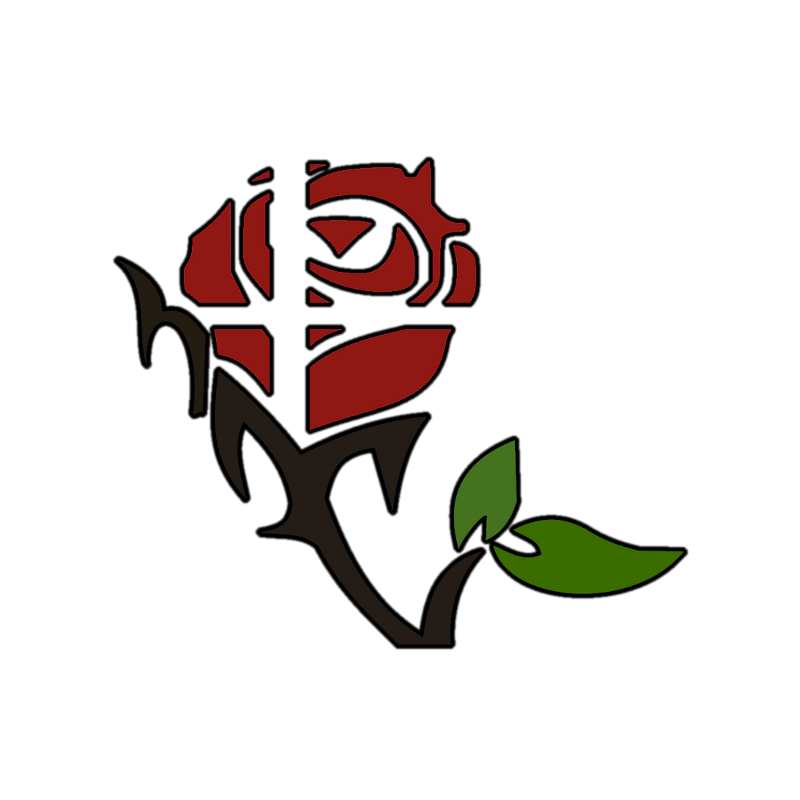
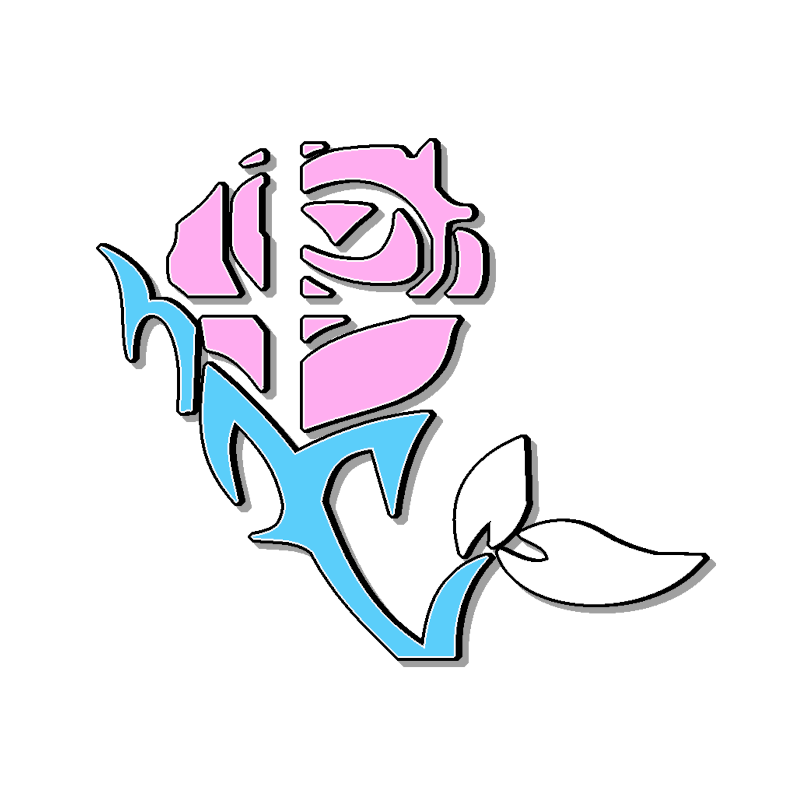
Comparing the layer stacks of the two (800, 800) images. Changes:
added layer "Pasted Layer" above "Rose_logo_Outlined.png" over [96, 138, 717, 668]
hid "Rose_logo_Outlined.png" over [112, 155, 690, 651]
